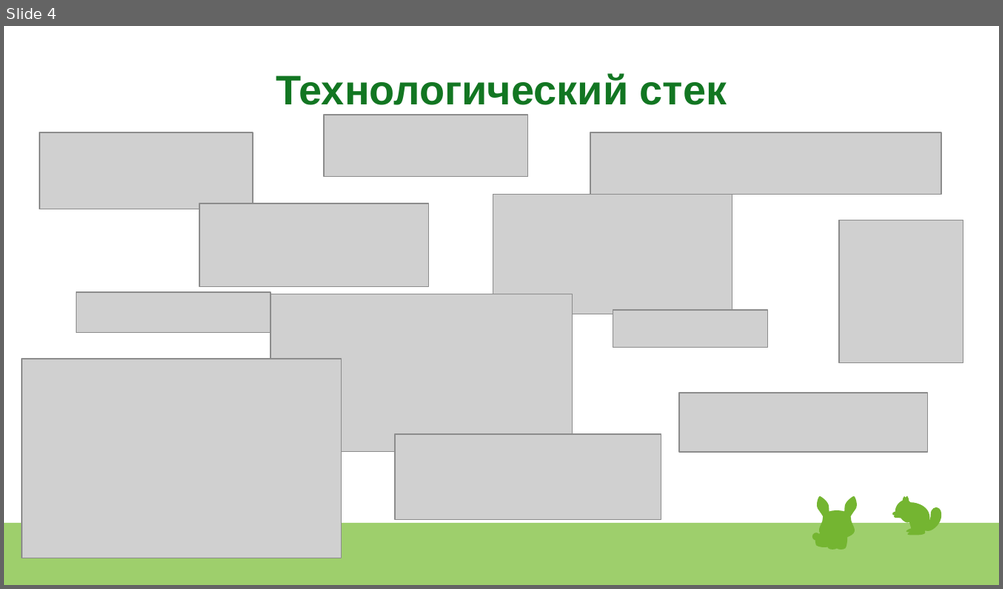
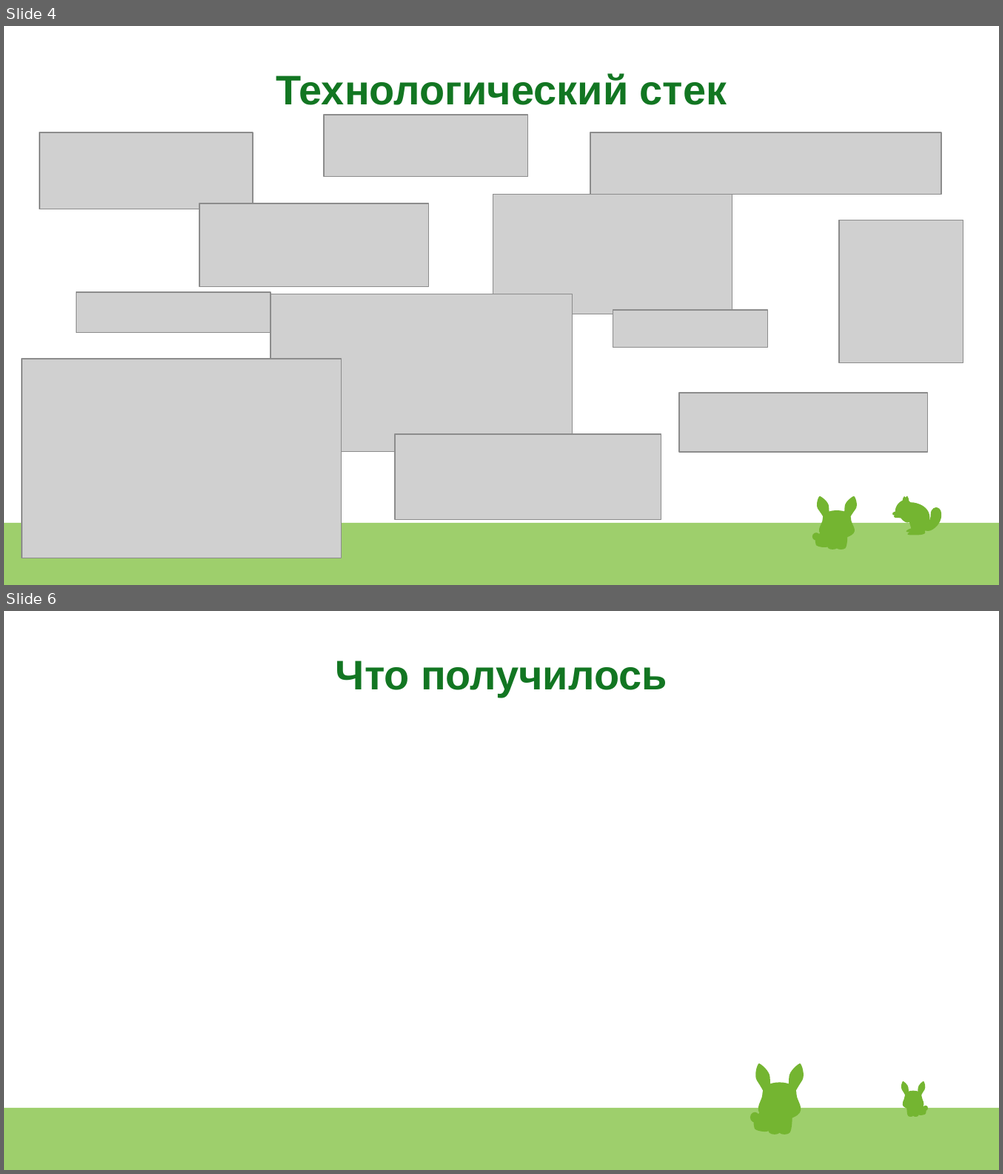
Before and after one commit to LenaLeonteva/OtusHW37Order, a slide deck: schemes/Project.odp. Shown one above the other, each under a label of ours: slide 4 before the commit, slides 4 and 6 after it; the slides between them are not shown. The pictures are 1003x589 and 1003x1174 pixels, drawn with LibreOffice and Linux fonts; fonts in the diff are those of the drawing; grey boxes stand for pictures; background and template pictures are left out. Boxes give left, top, right and bottom in pixels: in the first picture for what was removed or moved away, otherwise in the second. Text is boxed around its words. In the diff, an @@ line names an element or a change of style, - is before the commit and + after.

```diff
--- a/schemes/Project.odp
+++ b/schemes/Project.odp
@@ slide 6 added at (x1=4, y1=611, x2=999, y2=1170), background picture (left out); not listed: 1 template element that a slide beside it also shows @@
@@ title added at (x1=336, y1=661, x2=667, y2=697), 33 pt, text #127622, bold @@
+Что получилось
@@ group added at (x1=751, y1=1064, x2=804, y2=1136): 23 freeform shapes @@
@@ group added at (x1=901, y1=1082, x2=928, y2=1117): 23 freeform shapes @@
```
Also in this commit, not shown: 5 slides changed, 4 other slides added, 1 slide removed, 4 other files.
